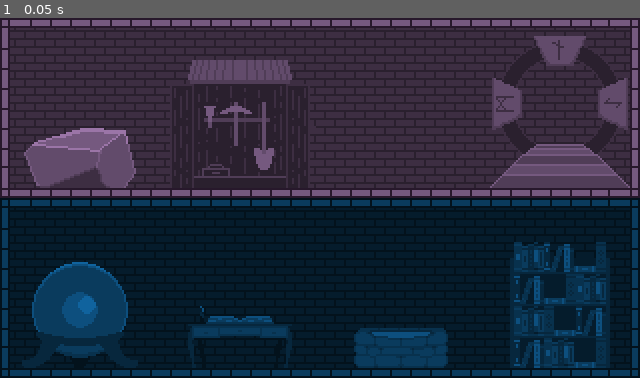
Above: before the commit, frame 1.
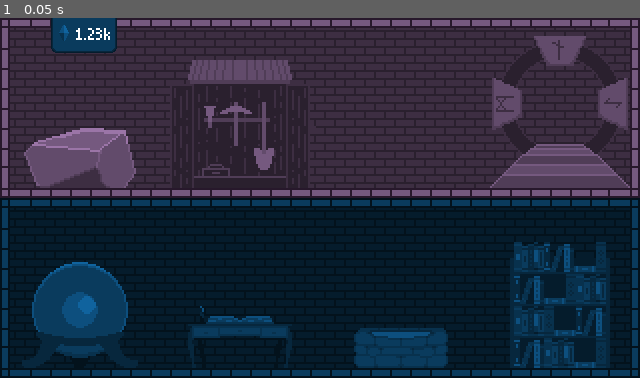
Above: after the commit, the same moment.

Repository: Rowan-Maynor/Incremental-Game
Game: Godot game, scene res://scenes/main/main.tscn
Two runs of this game, one before a commit and one after it. Both use one fixed random seed, a clock stepped at 60 frames per second and the inputs below.
Inputs:
- Up to frame 1 (0.05 s): no input

The runs differ from the first frame. In frame 1, 1.0% of the frame differs, in the area x 7-19%, y 0-10%.

Commit message:
Add mana UI element

Diff:
--- /dev/null
+++ b/incremental-game/main_theme.tres
@@ -0,0 +1,7 @@
+[gd_resource type="Theme" format=3 uid="uid://b211ssscuusjr"]
+
+[ext_resource type="FontFile" uid="uid://dp02pi1sbiqfj" path="res://assets/font/m3x6.ttf" id="1_470mv"]
+
+[resource]
+Label/font_sizes/font_size = 32
+Label/fonts/font = ExtResource("1_470mv")
--- a/incremental-game/project.godot
+++ b/incremental-game/project.godot
@@ -33,3 +33,4 @@
 textures/canvas_textures/default_texture_filter=0
 rendering_device/driver.windows="d3d12"
 2d/snap/snap_2d_transforms_to_pixel=true
+2d/snap/snap_2d_vertices_to_pixel=true
--- a/incremental-game/scenes/main/main.tscn
+++ b/incremental-game/scenes/main/main.tscn
@@ -9,6 +9,16 @@
 [ext_resource type="PackedScene" uid="uid://bw7tyjhuuhimh" path="res://scenes/floor_1/orb.tscn" id="7_blune"]
 [ext_resource type="PackedScene" uid="uid://by5ykh6bgsi0k" path="res://scenes/floor_2/tool_shed.tscn" id="8_raeie"]
 [ext_resource type="PackedScene" uid="uid://cqvr58jmdlvo7" path="res://scenes/floor_2/portal.tscn" id="9_hxu8e"]
+[ext_resource type="Texture2D" uid="uid://cpyh8w0rmpcbe" path="res://assets/ui/mana_icon.png" id="10_a8run"]
+[ext_resource type="Texture2D" uid="uid://dw5ae1yjrhc4c" path="res://assets/ui/blue_nine_patch.png" id="10_ouso4"]
+[ext_resource type="Theme" uid="uid://b211ssscuusjr" path="res://main_theme.tres" id="12_blune"]
+
+[sub_resource type="StyleBoxTexture" id="StyleBoxTexture_blune"]
+texture = ExtResource("10_ouso4")
+texture_margin_left = 5.0
+texture_margin_top = 5.0
+texture_margin_right = 5.0
+texture_margin_bottom = 5.0
 
 [node name="main" type="Node2D" unique_id=2053109548]
 
@@ -68,3 +78,29 @@
 
 [node name="Portal" parent="SubViewportContainer/SubViewport/floor_2" unique_id=567649020 instance=ExtResource("9_hxu8e")]
 position = Vector2(280, 40)
+
+[node name="ui" type="CanvasLayer" parent="." unique_id=194757932]
+
+[node name="PanelContainer" type="PanelContainer" parent="ui" unique_id=24182337]
+offset_left = 51.0
+offset_top = -5.0
+offset_right = 117.0
+offset_bottom = 35.0
+theme_override_styles/panel = SubResource("StyleBoxTexture_blune")
+
+[node name="HBoxContainer" type="HBoxContainer" parent="ui/PanelContainer" unique_id=956048219]
+layout_mode = 2
+
+[node name="mana_icon" type="TextureRect" parent="ui/PanelContainer/HBoxContainer" unique_id=1618311970]
+layout_mode = 2
+texture = ExtResource("10_a8run")
+stretch_mode = 3
+
+[node name="VBoxContainer" type="VBoxContainer" parent="ui/PanelContainer/HBoxContainer" unique_id=968865457]
+layout_mode = 2
+
+[node name="Label" type="Label" parent="ui/PanelContainer/HBoxContainer/VBoxContainer" unique_id=114191069]
+layout_mode = 2
+theme = ExtResource("12_blune")
+text = "1.23k"
+horizontal_alignment = 2
Binary file added: incremental-game/assets/font/m3x6.ttf
Not shown, added: incremental-game/assets/font/m3x6.ttf.import
Binary file added: incremental-game/assets/ui/blue_nine_patch.aseprite
Binary file added: incremental-game/assets/ui/blue_nine_patch.png
Not shown, added: incremental-game/assets/ui/blue_nine_patch.png.import
Binary file added: incremental-game/assets/ui/mana_icon.aseprite
Binary file added: incremental-game/assets/ui/mana_icon.png
Not shown, added: incremental-game/assets/ui/mana_icon.png.import
